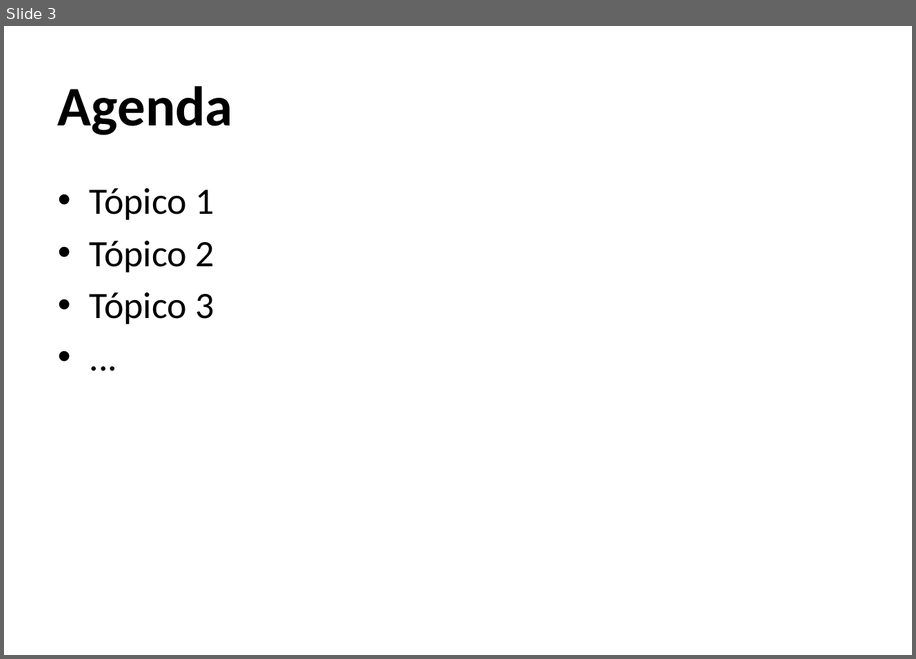
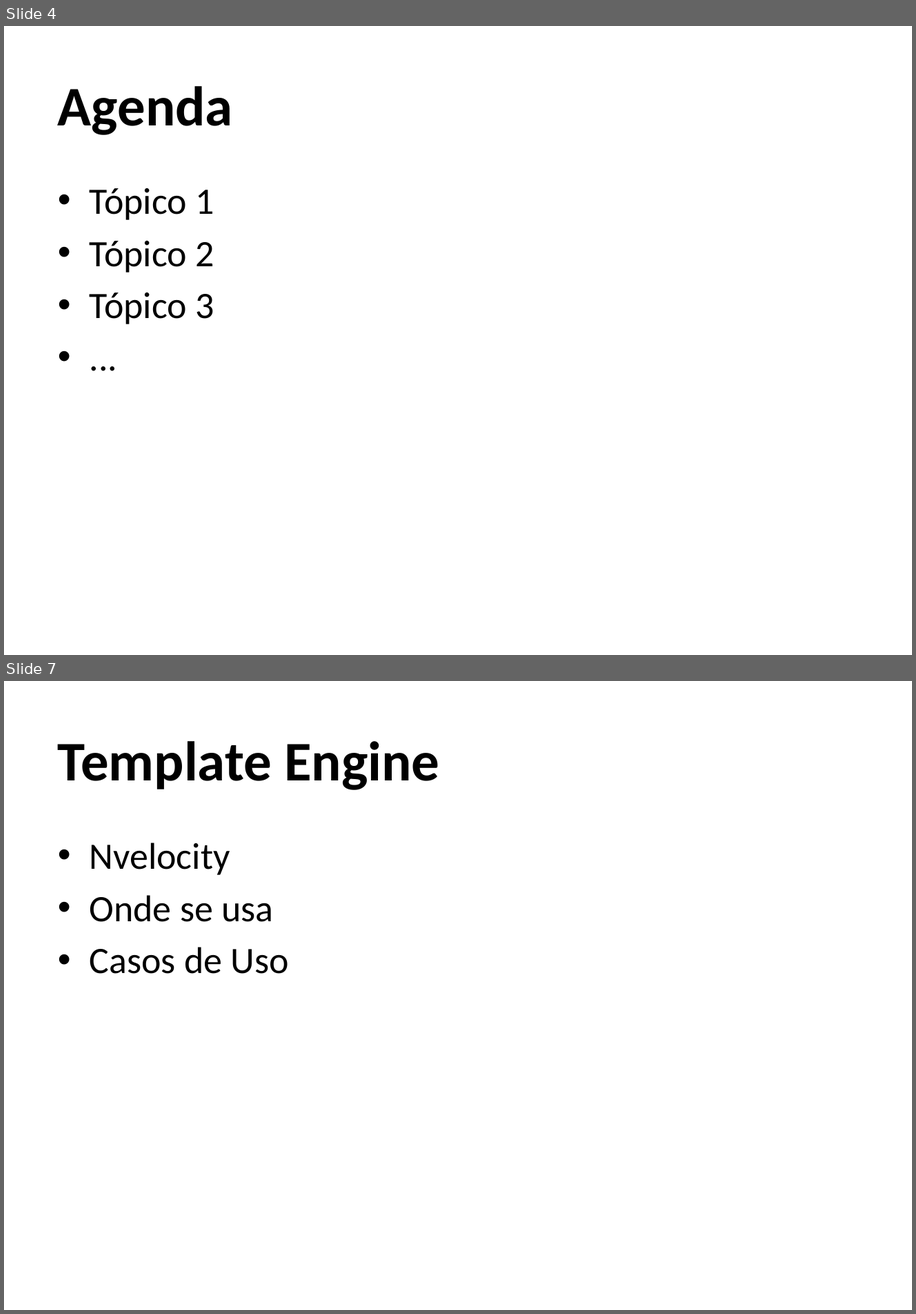
Before and after one commit to masterzdran/netponto-nvelocity, a slide deck: doc/Template Apresentação.pptx. Shown one above the other, each under a label of ours: slide 3 before the commit, slides 4 and 7 after it; the slides between them are not shown. The pictures are 916x659 and 916x1314 pixels, drawn with LibreOffice and Linux fonts; fonts in the diff are those of the drawing; background and template pictures are left out. Boxes give left, top, right and bottom in pixels: in the first picture for what was removed or moved away, otherwise in the second. Text is boxed around its words. In the diff, an @@ line names an element or a change of style, - is before the commit and + after.

```diff
--- a/doc/Template Apresentação.pptx
+++ b/doc/Template Apresentação.pptx
@@ slide 7 added at (4,681,912,1310), background picture (left out) @@
@@ title added at (58,741,439,790), 48 pt, text #000000, bold @@
+Template Engine
@@ text added at (90,842,288,974), 32 pt, text #000000 @@
+• Nvelocity
+• Onde se usa
+• Casos de Uso
@@ what was slide 3 is now slide 4 @@
```
Also in this commit, not shown: 2 slides changed, 15 other slides added, 1 slide removed, 1 other file.
